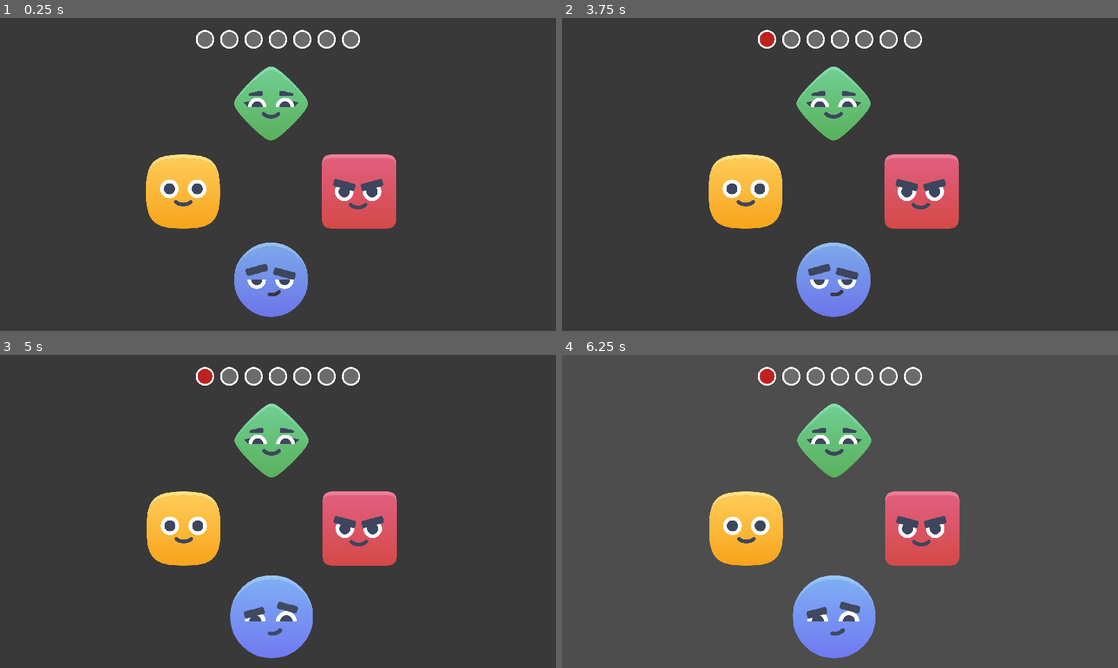
Above: before the commit, frames 1-4 (two rows, left to right).
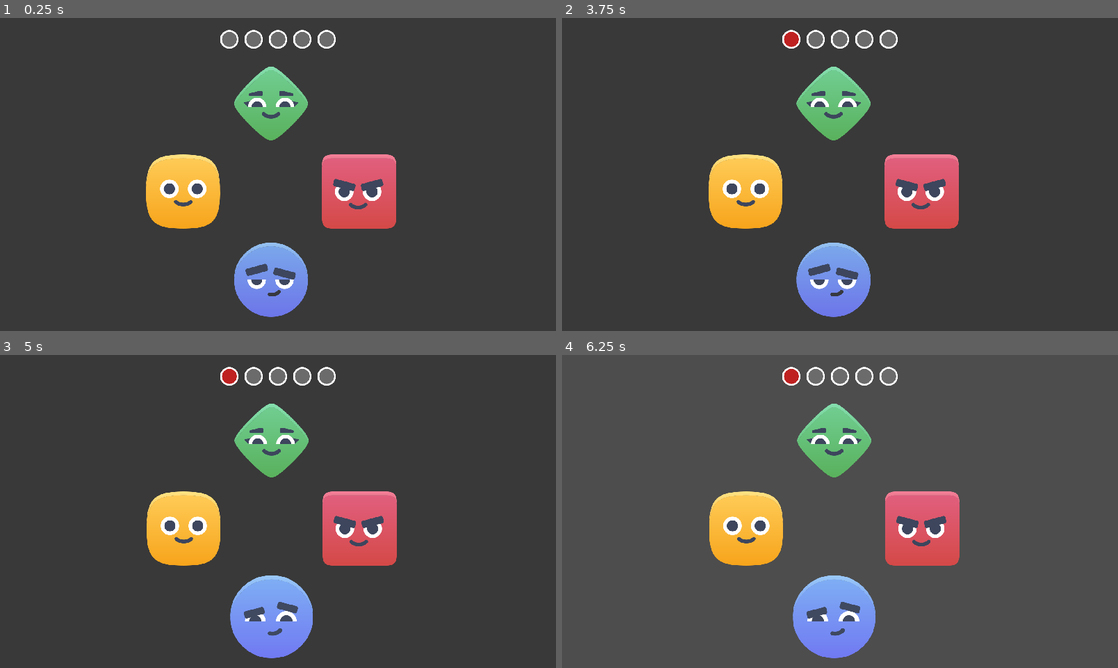
Above: after the commit, the same moments.

Repository: TIC-LPQS-2023B-2024A/hedan-game
Game: Godot game, scene res://src/minigames/simon_says/simon_says.tscn
The game is run twice, just before and just after one commit, with the same random seed, the same clock (stepped at 60 frames per second) and the same inputs. This scene is started directly instead of the project's main scene.
Inputs (mouse positions are in pixels of both pictures, inside the frame that each line leads up to):
- Up to frame 1 (0.25 s): no input
- Up to frame 2 (3.75 s): click (834, 102) at 0.5 s; click (745, 190) at 1.25 s; click (923, 190) at 2 s; click (834, 280) at 2.75 s; click (834, 102) at 3.5 s
- Up to frame 3 (5 s): click (183, 527) at 4.25 s
- Up to frame 4 (6.25 s): click (923, 527) at 5 s; click (834, 617) at 5.75 s

The runs differ from the first frame. In frame 1, 0.3% of the frame differs, in the area x 35-65%, y 3-10%; in frame 2, 0.4%; in frame 3, 0.4%; in frame 4, 0.4%.

Commit message:
fix: reduce rondas de simón dice
Co-Authored-By: Dennis Lincango <76795089+dennis-lincango@users.noreply.github.com>

Diff:
--- a/src/minigames/simon_says/simon_says.tscn
+++ b/src/minigames/simon_says/simon_says.tscn
@@ -12,7 +12,7 @@
 grow_horizontal = 2
 grow_vertical = 2
 script = ExtResource("1_vm4nx")
-max_rounds = 7
+max_rounds = 5
 
 [node name="AttentionBackground" type="ColorRect" parent="."]
 layout_mode = 1
@@ -56,6 +56,6 @@
 offset_right = 20.0
 offset_bottom = 82.0
 grow_horizontal = 2
-max_rounds = 7
+max_rounds = 5
 
 [connection signal="color_selected" from="Buttons" to="." method="_on_buttons_color_selected"]
